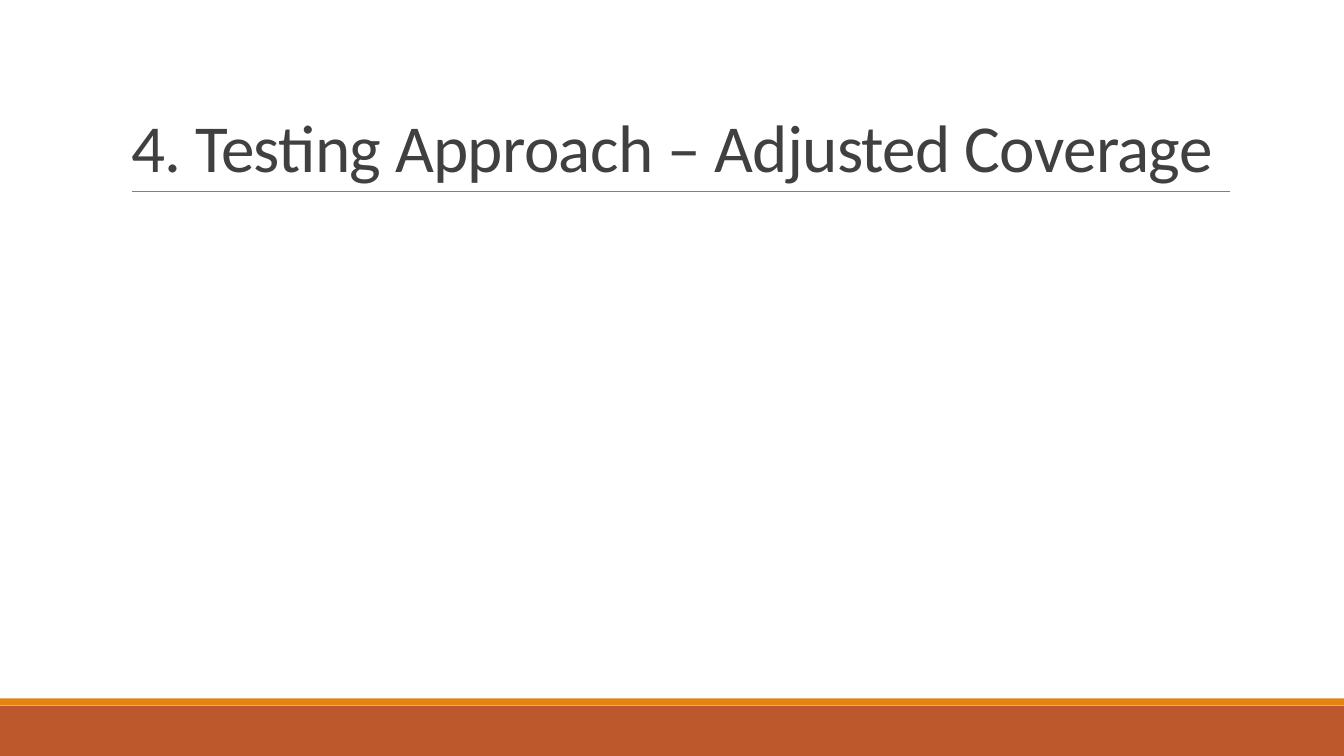
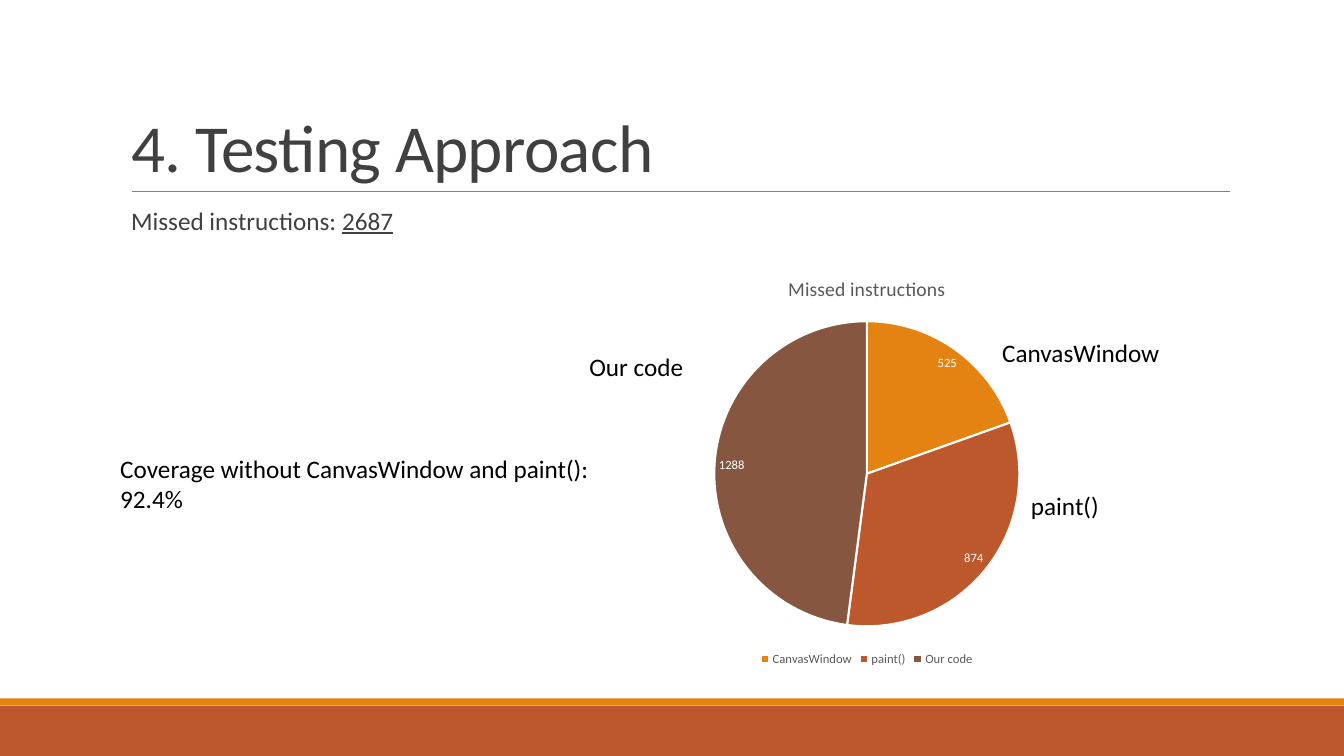
Before and after one commit to IgnaceBleukx/Software-Ontwerp, a slide deck: slide 18 of Presentaties/Iteration2.pptx. Drawn at 1344x756 pixels with LibreOffice and Linux fonts; fonts in the diff are those of the drawing. Boxes give left, top, right and bottom in pixels: in the first picture for what was removed or moved away, otherwise in the second. Text is boxed around its words. In the diff, an @@ line names an element or a change of style, - is before the commit and + after.

```diff
--- a/Presentaties/Iteration2.pptx
+++ b/Presentaties/Iteration2.pptx
@@ title at [131, 125, 653, 184]: text changed @@
-4. Testing Approach – Adjusted Coverage
+4. Testing Approach
@@ text added at [131, 212, 393, 234], 18 pt, text #404040 @@
+  Missed instructions: 2687
@@ pie chart added at [580, 258, 1154, 670] @@
+title "Missed instructions"
+categories: CanvasWindow, paint(), Our code
+Missed instructions: 525, 874, 1288
@@ text added at [589, 358, 683, 376], 18 pt, text #000000 @@
+Our code
@@ text added at [1002, 344, 1159, 363], 18 pt, text #000000 @@
+CanvasWindow
@@ text added at [120, 459, 588, 509], 18 pt, text #000000 @@
+Coverage without CanvasWindow and paint(): 92.4%
@@ text added at [1031, 496, 1099, 519], 18 pt, text #000000 @@
+paint()
```
Also in this commit, not shown: 1 other slide changed.
